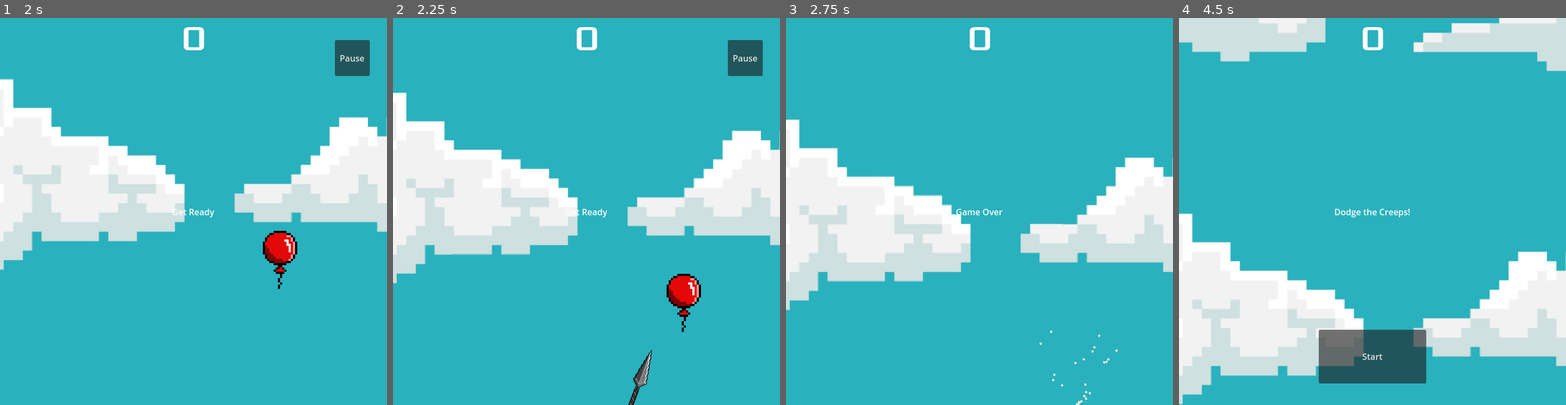
Above: before the commit, frames 1-4 (left to right).
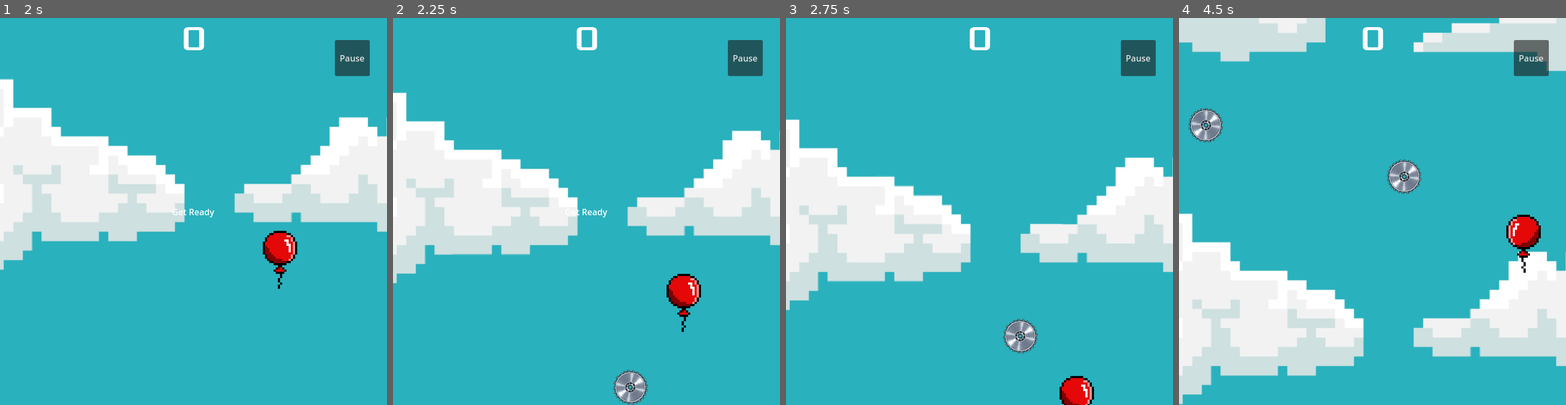
Above: after the commit, the same moments.

Repository: Turik556/First2D
Game: Godot game, scene res://Scenes/game.tscn
Same seed, same stepped clock (60 frames per second), same inputs: the game is played once before the commit and once after it.
Inputs:
- Up to frame 1 (2 s): click "Start" at 0.5 s; hold D (move_right) from 1.28 s (still down)
- Up to frame 2 (2.25 s): release D (move_right) at 2.03 s; hold S (move_down) from 2.03 s (still down)
- Up to frame 3 (2.75 s): keep holding S (move_down)
- Up to frame 4 (4.5 s): release S (move_down) at 2.78 s; hold D (move_right) 2.78-3.53 s; hold W (move_up) 3.53-4.28 s; hold A (move_left) from 4.28 s (still down)

Frame 1 is identical in both runs. In frame 2, 0.7% of the frame differs, in the area x 56-67%, y 85-100%; in frame 3, 2.1%; in frame 4, 6.7%, in the area x 2-96%, y 5-95%.

Commit message:
update speed_up logic for other enemys

Diff:
--- a/Scenes/Handlers/EnemyHandler.tscn
+++ b/Scenes/Handlers/EnemyHandler.tscn
@@ -1,7 +1,7 @@
 [gd_scene load_steps=5 format=3 uid="uid://bqi3n4fssgs2l"]
 
 [ext_resource type="Script" path="res://scripts/enemy_handler.gd" id="1_15j12"]
-[ext_resource type="PackedScene" uid="uid://ctvsu42r2m2b5" path="res://Scenes/Enemies/kunai_.tscn" id="2_mjaxh"]
+[ext_resource type="PackedScene" uid="uid://dn3uhqj24rcyi" path="res://Scenes/Enemies/saw_64.tscn" id="2_fia5u"]
 [ext_resource type="PackedScene" uid="uid://4i2iyednab76" path="res://Scenes/Enemies/shuriken.tscn" id="3_cd12b"]
 
 [sub_resource type="Curve2D" id="Curve2D_mvari"]
@@ -12,7 +12,7 @@
 
 [node name="EnemyHandler" type="Node"]
 script = ExtResource("1_15j12")
-Enemys = Array[PackedScene]([ExtResource("2_mjaxh")])
+Enemys = Array[PackedScene]([ExtResource("2_fia5u")])
 mob_scene = ExtResource("3_cd12b")
 
 [node name="MobTimer" type="Timer" parent="."]
--- a/scripts/mob.gd
+++ b/scripts/mob.gd
@@ -26,6 +26,7 @@
 func on_speed_up_start():
 	velocity = linear_velocity
 	linear_velocity *=acceleration
+	handler.set_speed_up(true)
 	pass
 func on_item_effect_ends():
 	if $AnimationPlayer.is_playing():
@@ -33,6 +34,7 @@
 	else:
 		$AnimationPlayer.play()
 	linear_velocity = velocity.rotated(direction)
+	handler.set_speed_up(false)
 	modulate = Color("#ffffff")
 	pass
 
@@ -75,4 +77,6 @@
 	# Choose the velocity for the mob.
 	velocity = Vector2(randf_range(150.0, 250.0), 0.0)
 	linear_velocity = velocity.rotated(direction)
+	if handler.is_speed_up:
+		linear_velocity *= 2
 	pass
